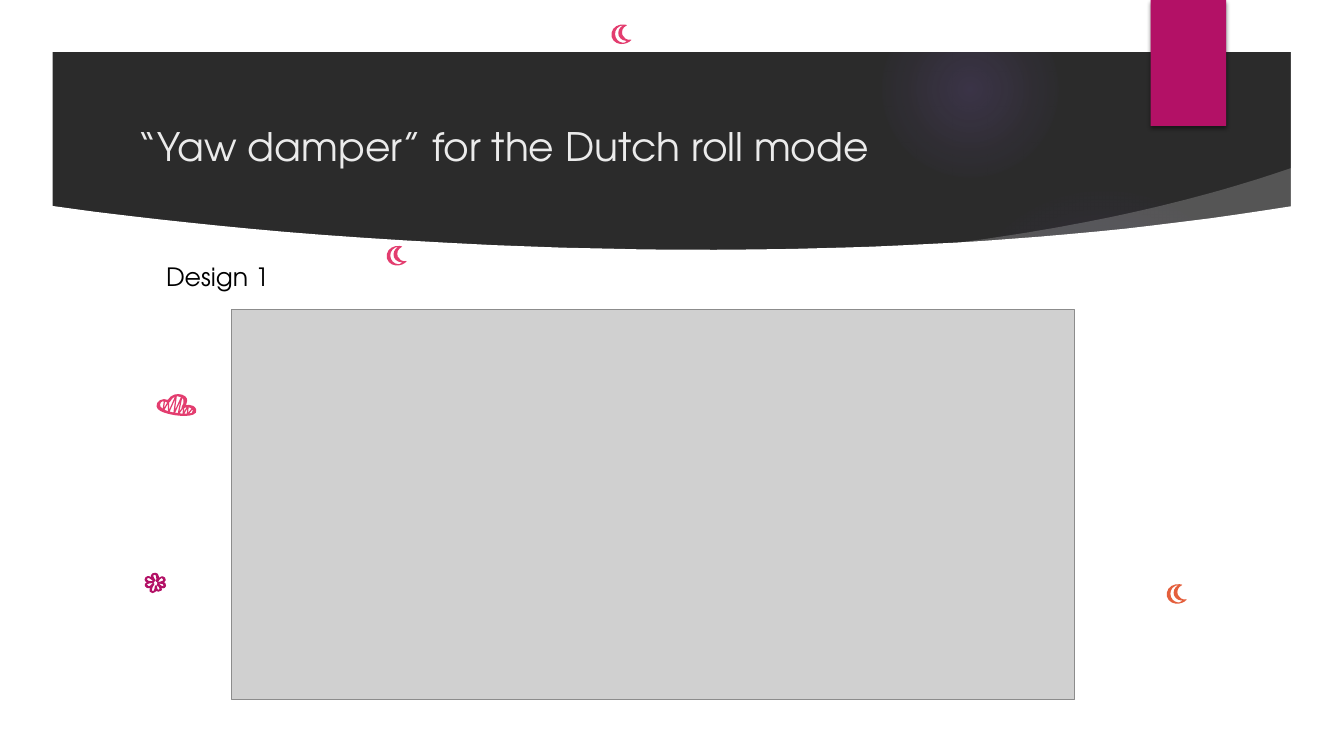
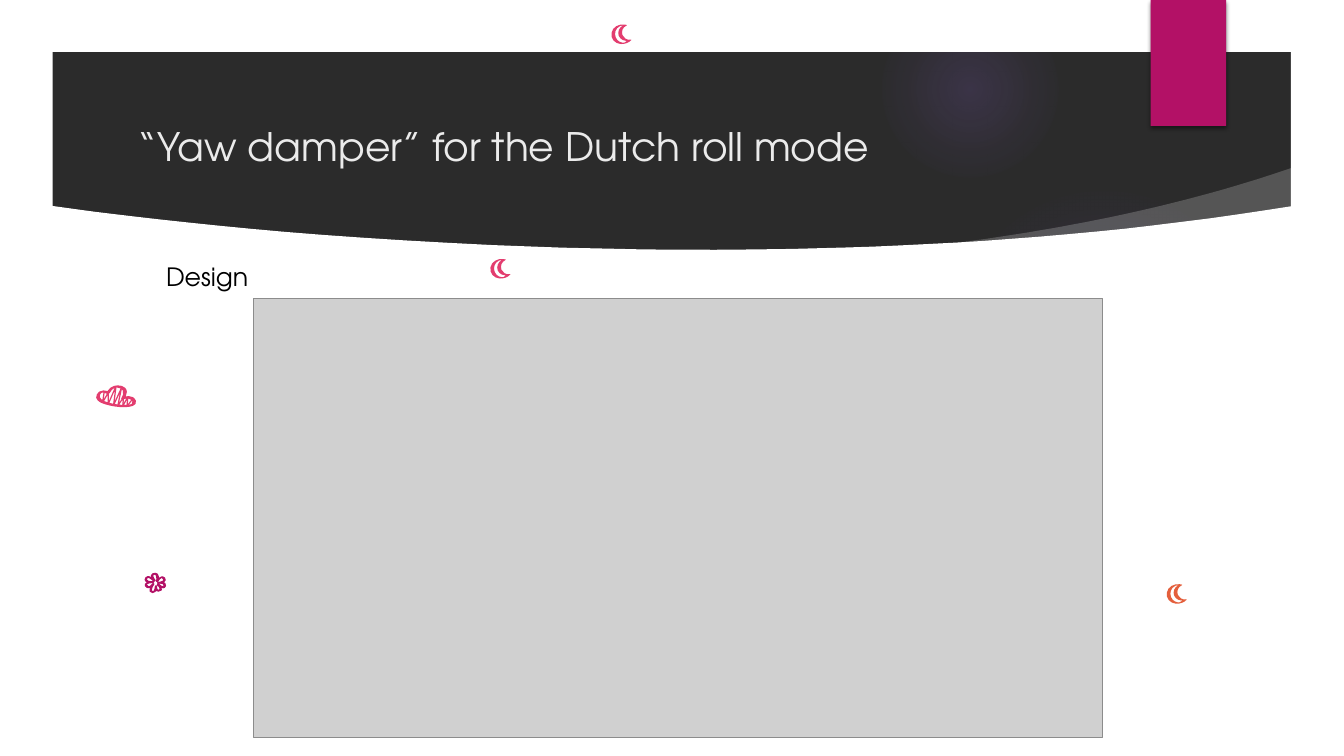
Before and after one commit to Aero-Mohamed/Autopilot, a slide deck: slide 7 of Task 6/Task6_G4_presentation.pptx. Drawn at 1344x756 pixels with LibreOffice and Linux fonts; fonts in the diff are those of the drawing; grey boxes stand for pictures; background and template pictures are left out; a plain dark background stands for a picture behind light text. Boxes give left, top, right and bottom in pixels: in the first picture for what was removed or moved away, otherwise in the second. Text is boxed around its words. In the diff, an @@ line names an element or a change of style, - is before the commit and + after.

```diff
--- a/Task 6/Task6_G4_presentation.pptx
+++ b/Task 6/Task6_G4_presentation.pptx
@@ text at (166, 267, 248, 292): text changed @@
-Design 1
+Design
@@ freeform shape: place and size @@
-freeform shape at (385, 245, 408, 267)
+freeform shape at (489, 258, 512, 280)
@@ picture: place and size @@
-picture at (232, 310, 1076, 700)
+picture at (253, 298, 1103, 737)
@@ freeform shape: place and size @@
-freeform shape at (156, 394, 199, 416)
+freeform shape at (96, 385, 138, 407)
```
Also in this commit, not shown: 14 other slides changed, 6 slides removed, 6 other files.
